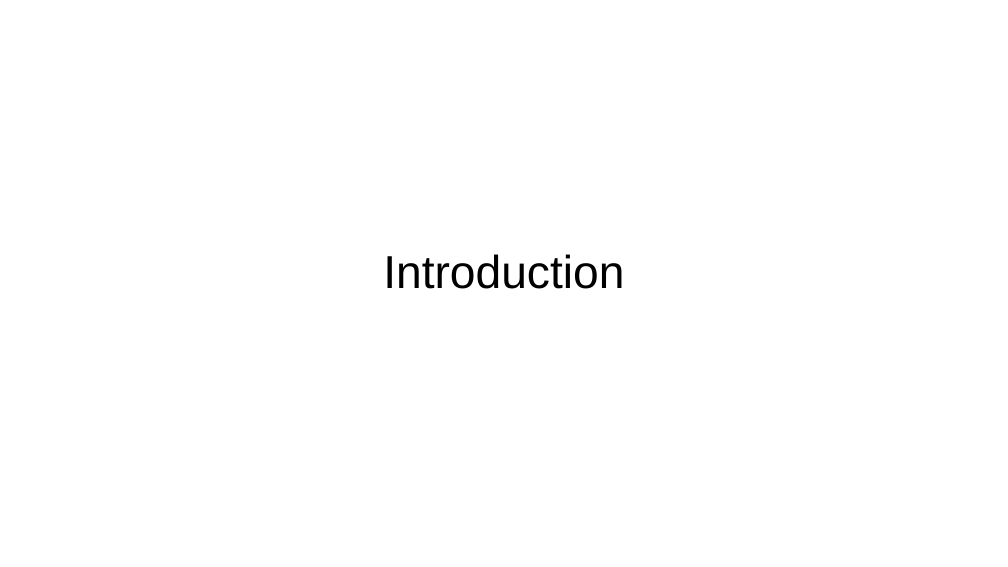
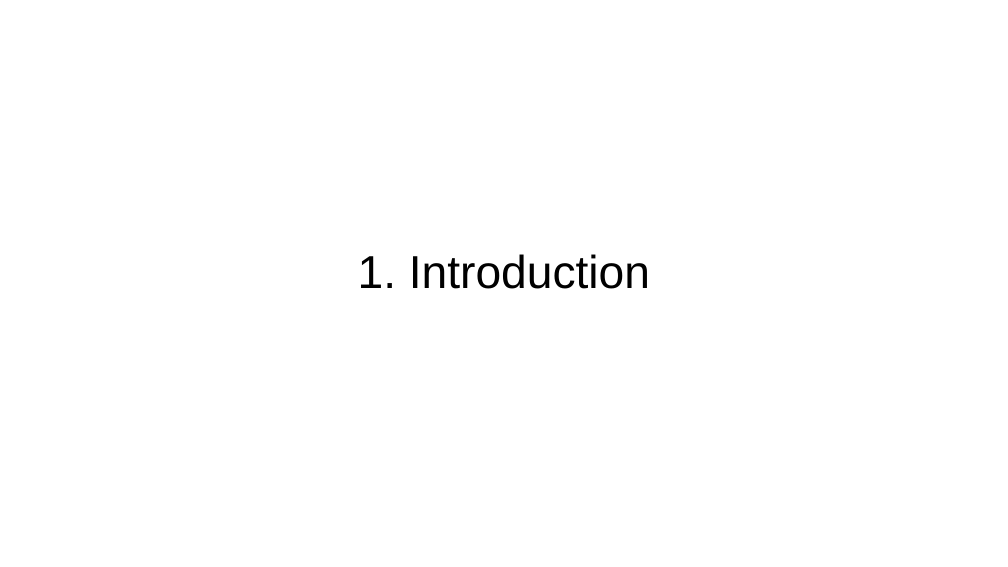
Before and after one commit to hhosu107/SBSE, a slide deck: slide 3 of Courseworks/Paper Reading Slide preparation/Ant Colony Optimization for SW Project Scheduling and Staffing with an Event-Based Scheduler.pptx. Drawn at 1008x567 pixels with LibreOffice and Linux fonts; fonts in the diff are those of the drawing. Boxes give left, top, right and bottom in pixels: in the first picture for what was removed or moved away, otherwise in the second. Text is boxed around its words. In the diff, an @@ line names an element or a change of style, - is before the commit and + after.

```diff
--- a/Courseworks/Paper Reading Slide preparation/Ant Colony Optimization for SW Project Scheduling and Staffing with an Event-Based Scheduler.pptx
+++ b/Courseworks/Paper Reading Slide preparation/Ant Colony Optimization for SW Project Scheduling and Staffing with an Event-Based Scheduler.pptx
@@ title at bbox=[358, 254, 650, 289]: text changed @@
-Introduction
+1. Introduction
```
Also in this commit, not shown: 3 other slides changed, 12 slides added, 7 slides removed, 1 other file.
